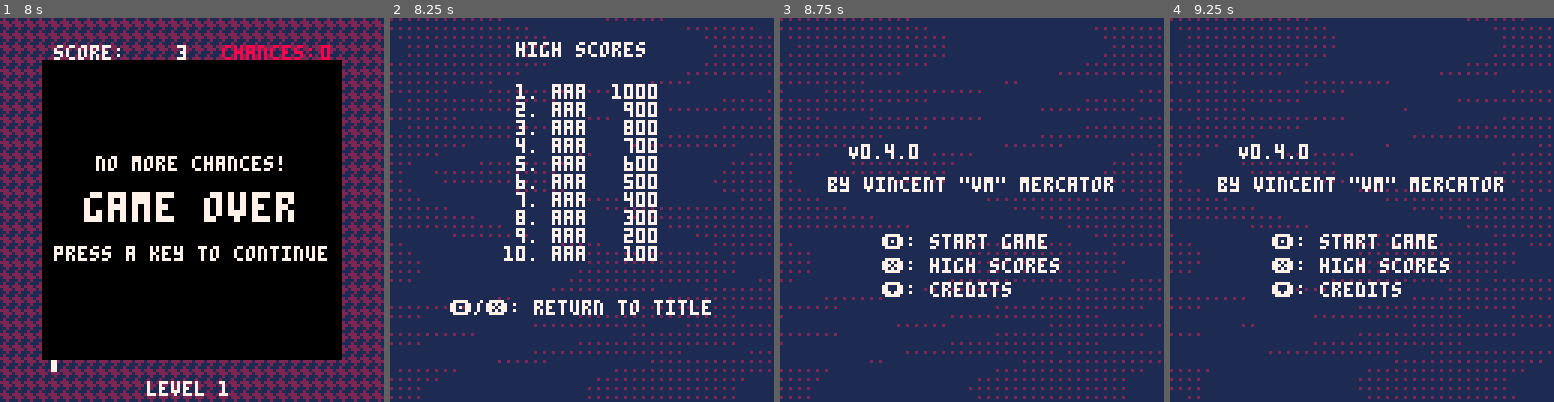
Above: before the commit, frames 1-4 (left to right).
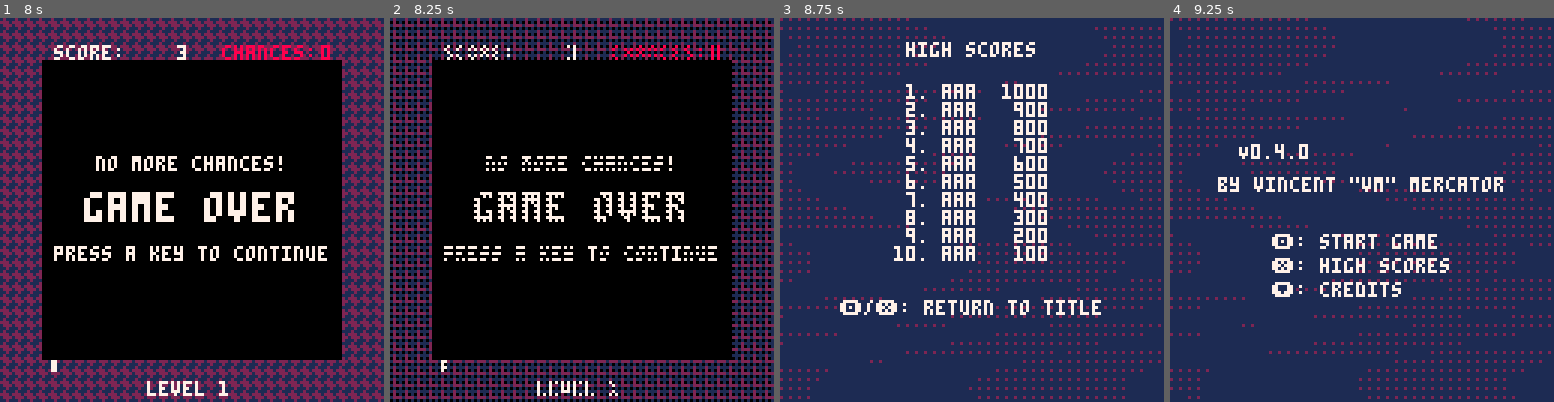
Above: after the commit, the same moments.

Repository: vm70/stratagem
Game: PICO-8 cartridge src/main.p8
Two runs of this game, one before a commit and one after it. Both use one fixed random seed, a clock stepped at 60 frames per second and the inputs below.
Inputs (mouse positions are in pixels of both pictures, inside the frame that each line leads up to):
- Up to frame 1 (8 s): tap O (Z key) at 0.33, 0.7, 1.43, 2.22, 3.1, 3.98, 4.87, 5.75, 6.63, 7.52 s; click (69, 121) at 0.67 s; tap X (X key) at 1.07, 2.07, 2.4, 2.73, 3.07, 3.4, 3.73, 4.07, 4.4, 4.73, 5.07, 5.4, 5.73, 6.07, 6.4, 6.73, 7.07, 7.4, 7.73 s; click (130, 267) at 1.22 s; click (195, 114) at 1.77 s; hold Left 1.97-2.37 s; click (257, 259) at 2.32 s; hold Down 2.42-2.82 s; click (322, 106) at 2.87 s; hold Right 2.87-3.53 s; click (84, 256) at 3.42 s; hold Up 3.58-4.08 s; click (145, 102) at 3.97 s; hold Right 4.13-4.53 s; click (211, 248) at 4.52 s; hold Down 4.58-5.08 s; click (272, 94) at 5.07 s; hold Left 5.13-5.8 s; click (337, 244) at 5.62 s; hold Up 5.85-6.18 s; click (99, 90) at 6.17 s; hold Left 6.23-6.63 s; hold Down 6.68-7.08 s; click (161, 236) at 6.72 s; hold Right 7.13-7.8 s; click (226, 83) at 7.27 s; click (288, 229) at 7.82 s; hold Up from 7.85 s (still down)
- Up to frame 2 (8.25 s): keep holding Up; tap X (X key) at 8.07 s
- Up to frame 3 (8.75 s): release Up at 8.35 s; click (829, 79) at 8.37 s; tap X (X key) at 8.4, 8.73 s; tap O (Z key) at 8.4 s; hold Right from 8.4 s (still down)
- Up to frame 4 (9.25 s): release Right at 8.8 s; hold Down from 8.85 s (still down); click (1285, 225) at 8.92 s; tap X (X key) at 9.07 s

Frame 1 is identical in both runs. In frame 2, 83% of the frame differs, in the area x 0-100%, y 0-100%; in frame 3, 9.0%; in frame 4, nothing differs.

Commit message:
Rename animation states; add more fades to black

Diff:
--- a/src/main.lua
+++ b/src/main.lua
@@ -12,25 +12,27 @@
 STATES = {
 	title_screen = 1,
 	credits = 2,
-	title_transition = 3,
+	title_fade = 3,
 	game_init = 4,
 	prepare_grid = 5,
-	init_level_transition = 6,
+	game_transition = 6,
 	game_idle = 7,
 	swap_select_mouse_held = 8,
 	swap_select = 9,
-	swap_transition = 10,
+	swap_animation = 10,
 	player_matching = 11,
 	show_match_points = 12,
 	fill_grid = 13,
-	fill_grid_transition = 14,
+	fill_grid_animation = 14,
 	combo_check = 15,
 	level_up_transition = 16,
 	level_up = 17,
 	game_over_transition = 18,
 	game_over = 19,
-	enter_high_score = 20,
-	high_scores = 21,
+	game_over_fade = 20,
+	enter_high_score = 21,
+	enter_high_score_fade = 22,
+	high_scores = 23,
 }
 
 ---@type integer[] List of level music starting positions
@@ -248,7 +250,7 @@
 	elseif CartState == STATES.credits then
 		DrawTitleBG()
 		DrawCredits()
-	elseif CartState == STATES.title_transition then
+	elseif CartState == STATES.title_fade then
 		DrawTitleBG()
 		DrawTitleFG(VERSION)
 		DrawFade(FrameCounter)
@@ -258,7 +260,7 @@
 	elseif CartState == STATES.prepare_grid then
 		DrawGameBG()
 		DrawHUD(Player)
-	elseif CartState == STATES.init_level_transition then
+	elseif CartState == STATES.game_transition then
 		DrawGameBG()
 		DrawHUD(Player)
 		DrawGems(Grid, FallingGrid)
@@ -273,7 +275,7 @@
 		DrawHUD(Player)
 		DrawGems(Grid, FallingGrid)
 		DrawCursor(Player.grid_cursor, 11)
-	elseif CartState == STATES.swap_transition then
+	elseif CartState == STATES.swap_animation then
 		DrawGameBG()
 		DrawHUD(Player)
 		DrawGems(Grid, FallingGrid)
@@ -294,7 +296,7 @@
 		DrawHUD(Player)
 		DrawGems(Grid, FallingGrid, FrameCounter)
 		DrawCursor(Player.grid_cursor, 1)
-	elseif CartState == STATES.fill_grid_transition then
+	elseif CartState == STATES.fill_grid_animation then
 		DrawGameBG()
 		DrawHUD(Player)
 		DrawGems(Grid, FallingGrid, FrameCounter)
@@ -325,12 +327,26 @@
 		Printc("no more chances!", 64, 64 - 18, 7)
 		Printc(chr(6) .. "w" .. chr(6) .. "t" .. "game over", 64, 64 - 6, 7)
 		Printc("press a key to continue", 64, 64 + 12, 7)
+	elseif CartState == STATES.game_over_fade then
+		DrawGameBG()
+		DrawHUD(Player)
+		Printc("no more chances!", 64, 64 - 18, 7)
+		Printc(chr(6) .. "w" .. chr(6) .. "t" .. "game over", 64, 64 - 6, 7)
+		Printc("press a key to continue", 64, 64 + 12, 7)
+		DrawFade(FrameCounter)
 	elseif CartState == STATES.enter_high_score then
 		DrawGameBG()
 		DrawHUD(Player)
 		Printc("spectacular!", 64, 64 - 24 - 3, 7)
 		Printc("you got " .. Player.placement .. OrdinalIndicator(Player.placement) .. " place", 64, 64 - 3, 7)
 		DrawInitialEntering(Player)
+	elseif CartState == STATES.enter_high_score_fade then
+		DrawGameBG()
+		DrawHUD(Player)
+		Printc("spectacular!", 64, 64 - 24 - 3, 7)
+		Printc("you got " .. Player.placement .. OrdinalIndicator(Player.placement) .. " place", 64, 64 - 3, 7)
+		DrawInitialEntering(Player)
+		DrawFade(FrameCounter)
 	elseif CartState == STATES.high_scores then
 		DrawTitleBG()
 		DrawLeaderboard(Leaderboard)
@@ -350,7 +366,7 @@
 		-- state transitions
 		if btnp(4) then
 			FrameCounter = 0
-			CartState = STATES.title_transition
+			CartState = STATES.title_fade
 		elseif btnp(5) then
 			CartState = STATES.high_scores
 		elseif btnp(3) then
@@ -361,7 +377,7 @@
 		if btnp(4) or btnp(5) then
 			CartState = STATES.title_screen
 		end
-	elseif CartState == STATES.title_transition then
+	elseif CartState == STATES.title_fade then
 		if FrameCounter == FADE_FRAMES then
 			CartState = STATES.game_init
 		else
@@ -378,10 +394,10 @@
 		if not FillGridHoles(Grid, FallingGrid, N_GEMS) then
 			if not ClearFirstGridMatch(Grid) then
 				FrameCounter = 0
-				CartState = STATES.init_level_transition
+				CartState = STATES.game_transition
 			end
 		end
-	elseif CartState == STATES.init_level_transition then
+	elseif CartState == STATES.game_transition then
 		-- state actions & transitions
 		if FrameCounter == WIPE_FRAMES then
 			CartState = STATES.game_idle
@@ -404,7 +420,7 @@
 			CartState = STATES.game_over_transition
 		elseif MouseMode == 1 and Player.swapping_gem ~= nil then
 			FrameCounter = 0
-			CartState = STATES.swap_transition
+			CartState = STATES.swap_animation
 		elseif MouseMode == 1 and Player.grid_cursor ~= nil and band(stat(34), 0x1) == 1 then
 			CartState = STATES.swap_select_mouse_held
 		elseif MouseMode == 0 and (btnp(4) or btnp(5)) then
@@ -421,7 +437,7 @@
 			CartState = STATES.game_idle
 		elseif Player.swapping_gem ~= nil then
 			FrameCounter = 0
-			CartState = STATES.swap_transition
+			CartState = STATES.swap_animation
 		end
 	elseif CartState == STATES.swap_select_mouse_held then
 		Player.swapping_gem = SelectSwapping(Player.grid_cursor, MouseMode)
@@ -429,9 +445,9 @@
 			CartState = STATES.swap_select
 		elseif Player.swapping_gem ~= nil then
 			FrameCounter = 0
-			CartState = STATES.swap_transition
-		end
-	elseif CartState == STATES.swap_transition then
+			CartState = STATES.swap_animation
+		end
+	elseif CartState == STATES.swap_animation then
 		-- state transitions
 		if FrameCounter == SWAP_FRAMES then
 			SwapGems(Grid, Player.grid_cursor, Player.swapping_gem)
@@ -468,11 +484,11 @@
 		-- state actions & transitions
 		if FillGridHoles(Grid, FallingGrid, N_GEMS) then
 			FrameCounter = 0
-			CartState = STATES.fill_grid_transition
+			CartState = STATES.fill_grid_animation
 		else
 			CartState = STATES.combo_check
 		end
-	elseif CartState == STATES.fill_grid_transition then
+	elseif CartState == STATES.fill_grid_animation then
 		-- state actions
 		MoveGridCursor(Player, MouseMode)
 		-- state transitions
@@ -528,12 +544,19 @@
 		if btnp(0) or btnp(1) or btnp(2) or btnp(3) or btnp(4) or btnp(5) then
 			Player.placement = FindPlacement(Leaderboard, Player.score)
 			if Player.placement == nil then
-				CartState = STATES.high_scores
+				FrameCounter = 0
+				CartState = STATES.game_over_fade
 				music(24)
 			else
 				CartState = STATES.enter_high_score
 			end
 		end
+	elseif (CartState == STATES.game_over_fade) or (CartState == STATES.enter_high_score_fade) then
+		if FrameCounter == FADE_FRAMES then
+			CartState = STATES.high_scores
+		else
+			FrameCounter = FrameCounter + 1
+		end
 	elseif CartState == STATES.enter_high_score then
 		-- state actions
 		MoveScoreCursor()
@@ -542,7 +565,8 @@
 			UpdateLeaderboard(Leaderboard, Player.letter_ids, Player.score)
 			SaveLeaderboard(Leaderboard)
 			music(24)
-			CartState = STATES.high_scores
-		end
-	end
-end
+			FrameCounter = 0
+			CartState = STATES.enter_high_score_fade
+		end
+	end
+end
